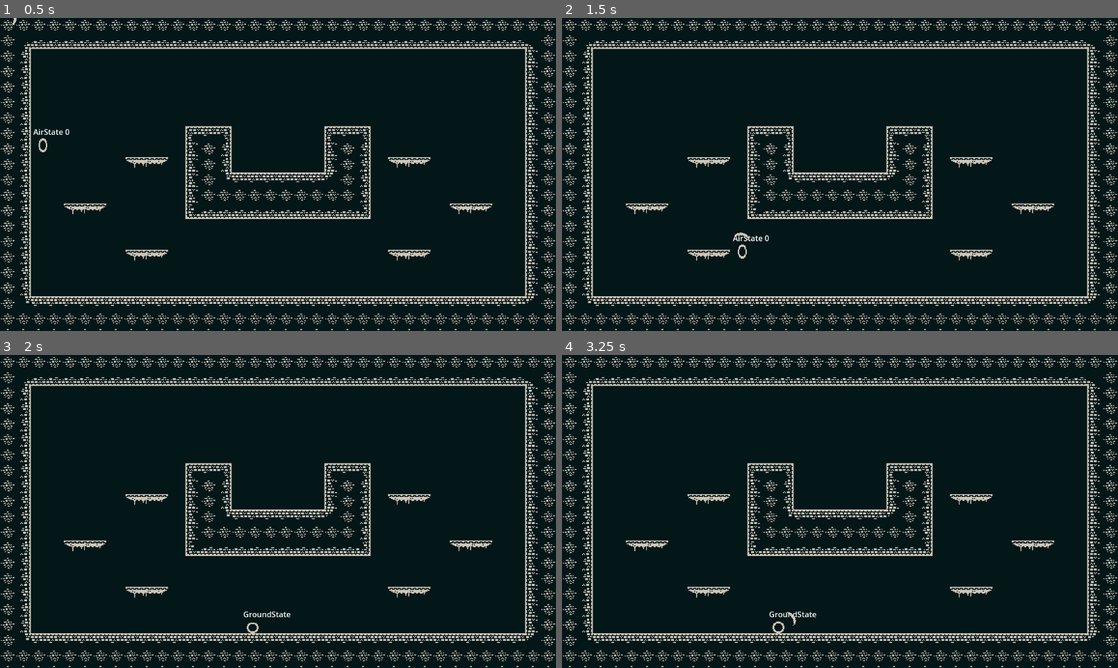
Above: before the commit, frames 1-4 (two rows, left to right).
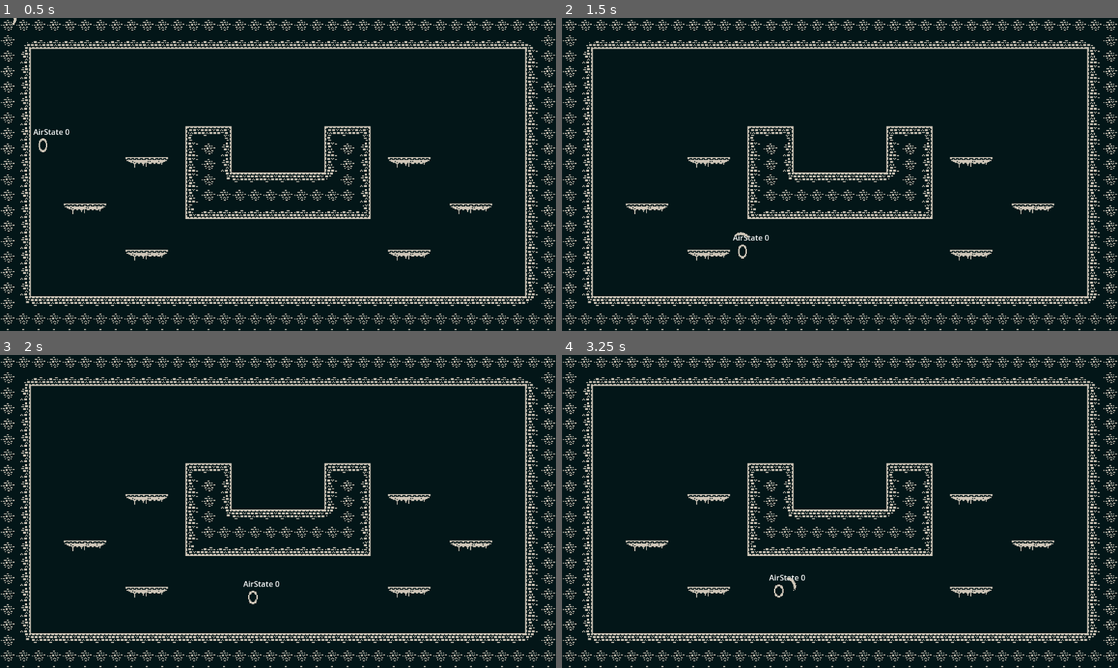
Above: after the commit, the same moments.

Repository: ajerezg/SlimeEscape
Game: Godot game, scene res://test_level.tscn
Two runs of this game, one before a commit and one after it. Both use one fixed random seed, a clock stepped at 60 frames per second and the inputs below.
Inputs (mouse positions are in pixels of both pictures, inside the frame that each line leads up to):
- Up to frame 1 (0.5 s): no input
- Up to frame 2 (1.5 s): move the mouse to (962, 158) at 0.52 s; hold Space (jump) 0.53-1.28 s; hold D (right) from 0.53 s (still down); move the mouse to (728, 190) at 1.27 s; click (728, 190) at 1.35 s
- Up to frame 3 (2 s): keep holding D (right); tap Space (jump) at 1.52, 1.55, 1.82 s
- Up to frame 4 (3.25 s): move the mouse to (895, 442) at 2.02 s; release D (right) at 2.03 s; hold A (left) 2.03-2.78 s; hold Space (jump) 2.03-2.78 s; move the mouse to (812, 574) at 2.77 s; hold D (right) from 2.78 s (still down); click (812, 574) at 2.85 s; tap Space (jump) at 3.02, 3.05 s

Frame 1 is identical in both runs. In frame 2, less than 0.1% of the frame differs, in the area x 30-38%, y 68-77%; in frame 3, 0.2%; in frame 4, 0.3%, in the area x 37-46%, y 70-89%.
Error before the commit: Invalid call. Nonexistent function 'is_action_just_pressed' in base 'InputEventKey'. (res://player/states/air_state.gd:24)

Commit message:
completing wall slide and wall jump

Diff:
--- a/player/states/air_state.gd
+++ b/player/states/air_state.gd
@@ -6,7 +6,7 @@
 @export var ground_state: PlayerState
 @export var wall_slide_state: PlayerState
 
-var wall_jump_wait_time := 1.0
+var wall_jump_wait_time := 0.15
 var wall_jump_normal := 0.0
 
 var counter = 1
@@ -15,13 +15,18 @@
 	wall_jump_timer.one_shot = true
 	wall_jump_timer.wait_time = wall_jump_wait_time
 
+
 func process_input(event: InputEvent):
-	pass
-
+	if self.can_enter(event):
+		next_state = self
 
 
 func can_enter(event: InputEvent):
-	return event.is_action_just_pressed("jump") and (player.is_on_floor() or player.is_on_wall_only())
+	var is_jumping = event.is_action_pressed("jump") and (player.is_on_floor()
+		or player.is_on_wall_only())
+	var is_cancelling_wall_sliding = (event.is_action_pressed("down") and
+		player.is_on_wall_only())
+	return is_jumping or is_cancelling_wall_sliding
 
 
 func can_enter_middle_run():
@@ -67,8 +72,9 @@
 	#sprite.flip_h = is_looking_left
 	if ground_state.can_enter_middle_run():
 		next_state = ground_state
-	elif wall_slide_state.can_enter_middle_run():
+	elif wall_jump_timer.is_stopped() and wall_slide_state.can_enter_middle_run():
 		next_state = wall_slide_state
+
 
 func get_name_str():
 	return name + " " + str(wall_jump_normal)
--- a/player/states/wall_slide_state.gd
+++ b/player/states/wall_slide_state.gd
@@ -10,14 +10,15 @@
 		next_state = air_state
 
 
-
 func can_enter_middle_run():
-	if player.is_on_wall_only():
-		var wall_normal: Vector2 = player.get_wall_normal()
-		if wall_normal.x > 0 and Input.is_action_pressed('left', true):
-			return true
-		if wall_normal.x < 0 and Input.is_action_pressed("right", true):
-			return true
+	if (player.is_on_wall_only() and !Input.is_action_pressed("down") and
+	!Input.is_action_pressed("jump")):
+		return true
+		#var wall_normal: Vector2 = player.get_wall_normal()
+		#if wall_normal.x > 0 and Input.is_action_pressed('left', true):
+		#	return true
+		#if wall_normal.x < 0 and Input.is_action_pressed("right", true):
+		#	return true
 	return false
 
 
--- a/test_level.tscn
+++ b/test_level.tscn
@@ -335,11 +335,11 @@
 19:6/0 = 0
 20:6/0 = 0
 21:6/0 = 0
-21:6/0/physics_layer_0/polygon_0/points = PackedVector2Array(-6.25, -8, 8, -8, 8, -1, -4.75, -2.25)
+21:6/0/physics_layer_0/polygon_0/points = PackedVector2Array(-8, -8, 8, -8, 8, 0.125, -8, 0)
 22:6/0 = 0
-22:6/0/physics_layer_0/polygon_0/points = PackedVector2Array(-8, -8, 8, -8, 8, -1.125, -8, -1.125)
+22:6/0/physics_layer_0/polygon_0/points = PackedVector2Array(-8, -8, 8, -8, 8, 0.125, -8, 0)
 23:6/0 = 0
-23:6/0/physics_layer_0/polygon_0/points = PackedVector2Array(-8, -8, 6.25, -8, 4.625, -2.875, -8, -1.125)
+23:6/0/physics_layer_0/polygon_0/points = PackedVector2Array(-8, -8, 8, -8, 8, 0.125, -8, 0)
 24:6/0 = 0
 25:6/0 = 0
 26:6/0 = 0
